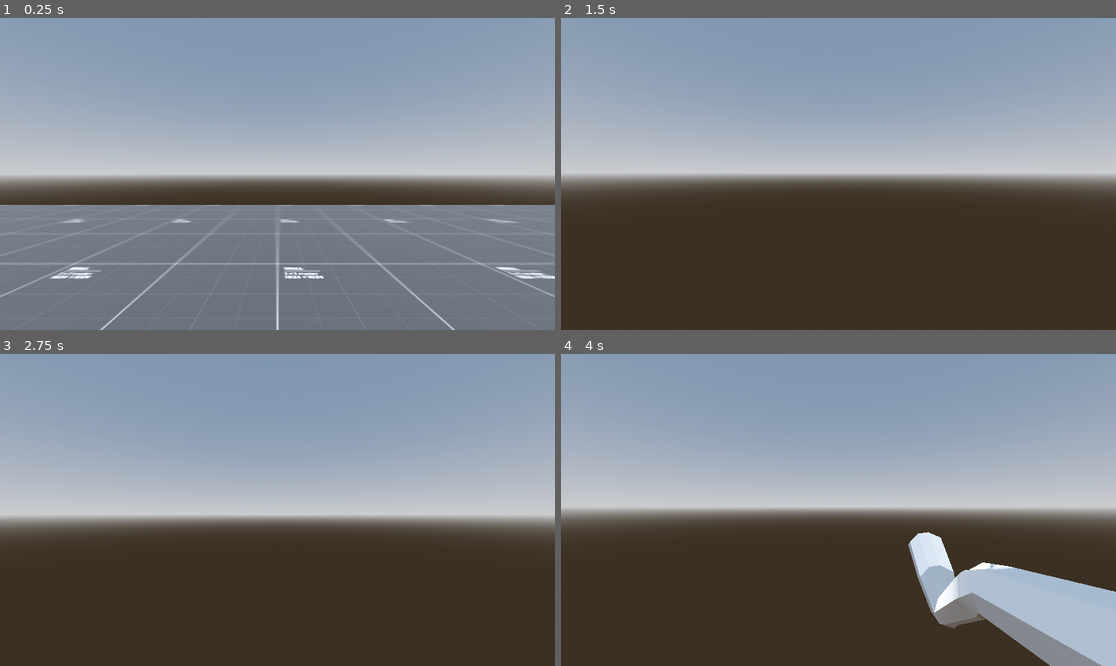
Above: before the commit, frames 1-4 (two rows, left to right).
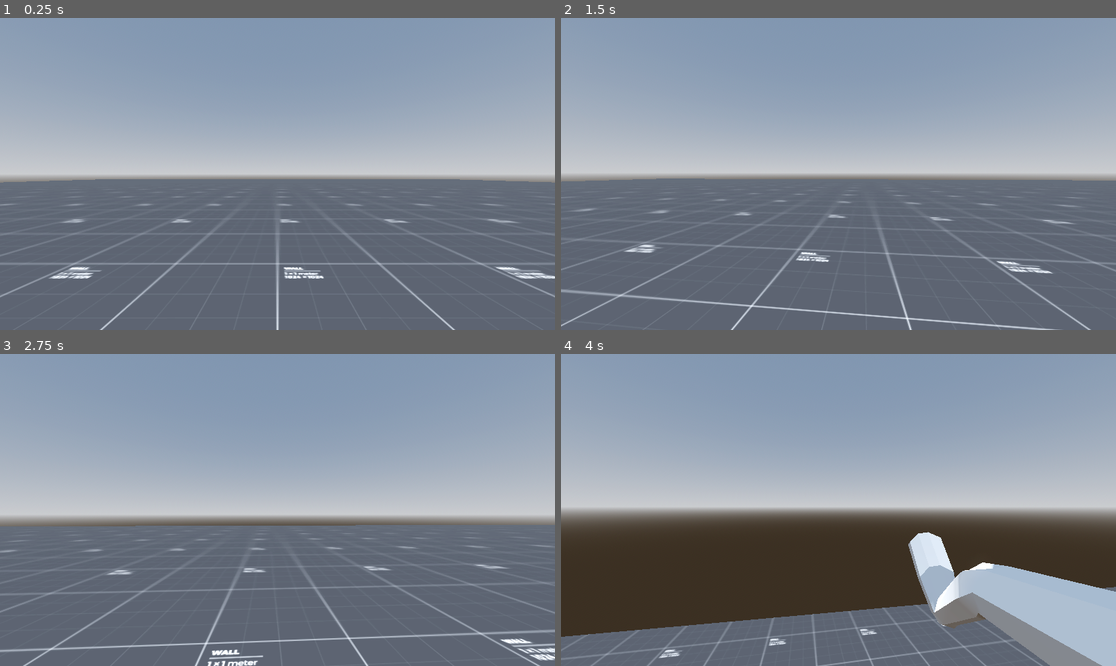
Above: after the commit, the same moments.

Repository: Jaret-McManus/BoomerShooter
Game: Godot game, scene res://scenes/main.tscn
The game is run twice, just before and just after one commit, with the same random seed, the same clock (stepped at 60 frames per second) and the same inputs.
Inputs (mouse positions are in pixels of both pictures, inside the frame that each line leads up to):
- Up to frame 1 (0.25 s): no input
- Up to frame 2 (1.5 s): tap Enter at 0.5 s; move the mouse to (866, 174) at 0.52 s; hold W (forward) from 0.53 s (still down); tap Q (kick) at 0.6, 1.35 s; tap Space (jump) at 0.77 s; move the mouse to (810, 174) at 1.27 s
- Up to frame 3 (2.75 s): keep holding W (forward); tap Space (jump) at 1.52 s; move the mouse to (288, 503) at 2.02 s; tap Q (kick) at 2.1 s
- Up to frame 4 (4 s): keep holding W (forward); move the mouse to (832, 516) at 2.77 s; tap Q (kick) at 2.85, 3.6 s; tap Space (jump) at 3.02, 3.77 s; move the mouse to (877, 513) at 3.52 s

The runs differ from the first frame. In frame 1, 11% of the frame differs, in the area x 0-100%, y 51-84%; in frame 2, 48%, in the area x 0-100%, y 51-100%; in frame 3, 45%; in frame 4, 12%.

Commit message:
added enemy
- added placeholder enemy, all it does is meander randomly and billboard (fps dependent :( )

Diff:
--- a/scenes/main.tscn
+++ b/scenes/main.tscn
@@ -1,7 +1,8 @@
-[gd_scene load_steps=9 format=3 uid="uid://c0xscpnnqghjx"]
+[gd_scene load_steps=10 format=3 uid="uid://c0xscpnnqghjx"]
 
 [ext_resource type="PackedScene" uid="uid://b6sy1efn0vy1h" path="res://scenes/player.tscn" id="2_0wfyh"]
 [ext_resource type="Texture2D" uid="uid://do1iqy0bn8a21" path="res://textures/dark/texture_13.png" id="2_sugp2"]
+[ext_resource type="PackedScene" uid="uid://c08qcm5drvgqp" path="res://scenes/test_enemy.tscn" id="3_sugp2"]
 
 [sub_resource type="ProceduralSkyMaterial" id="ProceduralSkyMaterial_o5qli"]
 sky_horizon_color = Color(0.662243, 0.671743, 0.686743, 1)
@@ -17,6 +18,8 @@
 glow_enabled = true
 
 [sub_resource type="StandardMaterial3D" id="StandardMaterial3D_jyhfs"]
+shading_mode = 2
+specular_mode = 2
 albedo_texture = ExtResource("2_sugp2")
 uv1_scale = Vector3(0.29, 0.29, 0.29)
 uv1_triplanar = true
@@ -24,10 +27,10 @@
 [sub_resource type="BoxMesh" id="BoxMesh_tbgi4"]
 lightmap_size_hint = Vector2i(391, 284)
 material = SubResource("StandardMaterial3D_jyhfs")
-size = Vector3(40, 0.89, 20)
+size = Vector3(100, 0.89, 120)
 
-[sub_resource type="ConvexPolygonShape3D" id="ConvexPolygonShape3D_0wfyh"]
-points = PackedVector3Array(18.3141, 0.445, 9.60563, -20.3095, -0.76246, -10.3175, -18.3141, 0.445, -9.28817, 20.3095, -0.76246, -10.3175, -20.3095, -0.76246, 10.6349, 20.3095, -0.76246, 10.6349, 18.3141, 0.445, -9.28817, -18.3141, 0.445, 9.60563)
+[sub_resource type="ConcavePolygonShape3D" id="ConcavePolygonShape3D_sugp2"]
+data = PackedVector3Array(-50, 0.445, 60, 50, 0.445, 60, -50, -0.445, 60, 50, 0.445, 60, 50, -0.445, 60, -50, -0.445, 60, 50, 0.445, -60, -50, 0.445, -60, 50, -0.445, -60, -50, 0.445, -60, -50, -0.445, -60, 50, -0.445, -60, 50, 0.445, 60, 50, 0.445, -60, 50, -0.445, 60, 50, 0.445, -60, 50, -0.445, -60, 50, -0.445, 60, -50, 0.445, -60, -50, 0.445, 60, -50, -0.445, -60, -50, 0.445, 60, -50, -0.445, 60, -50, -0.445, -60, 50, 0.445, 60, -50, 0.445, 60, 50, 0.445, -60, -50, 0.445, 60, -50, 0.445, -60, 50, 0.445, -60, -50, -0.445, 60, 50, -0.445, 60, -50, -0.445, -60, 50, -0.445, 60, 50, -0.445, -60, -50, -0.445, -60)
 
 [node name="Node3D" type="Node3D"]
 
@@ -47,4 +50,10 @@
 [node name="StaticBody3D" type="StaticBody3D" parent="MeshInstance3D"]
 
 [node name="CollisionShape3D" type="CollisionShape3D" parent="MeshInstance3D/StaticBody3D"]
-shape = SubResource("ConvexPolygonShape3D_0wfyh")
+shape = SubResource("ConcavePolygonShape3D_sugp2")
+
+[node name="TestEnemy" parent="." instance=ExtResource("3_sugp2")]
+transform = Transform3D(1, 0, 0, 0, 1, 0, 0, 0, 1, -12, 2, 0)
+
+[node name="TestEnemy2" parent="." instance=ExtResource("3_sugp2")]
+transform = Transform3D(1, 0, 0, 0, 1, 0, 0, 0, 1, 12, 2, 6)
--- /dev/null
+++ b/scenes/test_enemy.gd
@@ -0,0 +1,26 @@
+extends CharacterBody3D
+
+
+const SPEED = 5.0
+const JUMP_VELOCITY = 4.5
+
+
+func _physics_process(delta: float) -> void:
+	# Add the gravity.
+	if not is_on_floor():
+		velocity += get_gravity() * delta
+
+	if randf() < 0.03:
+		if randf() > 0.5:
+			velocity.x += 3
+		else:
+			velocity.x -= 3
+
+		if randf() < 0.5:
+			velocity.z += 3
+		else:
+			velocity.z -= 3
+	else:
+		velocity *= 0.8
+
+	move_and_slide()
--- /dev/null
+++ b/scenes/test_enemy.tscn
@@ -0,0 +1,17 @@
+[gd_scene load_steps=4 format=3 uid="uid://c08qcm5drvgqp"]
+
+[ext_resource type="Texture2D" uid="uid://c6l30u7marrou" path="res://textures/enemies/Half-Life.png" id="1_ghv5c"]
+[ext_resource type="Script" uid="uid://cd3odxkjvfuew" path="res://scenes/test_enemy.gd" id="1_mkyue"]
+
+[sub_resource type="CapsuleShape3D" id="CapsuleShape3D_yikbh"]
+
+[node name="TestEnemy" type="CharacterBody3D"]
+script = ExtResource("1_mkyue")
+
+[node name="Sprite3D" type="Sprite3D" parent="."]
+transform = Transform3D(0.61, 0, 0, 0, 0.61, 0, 0, 0, 0.61, 0.186295, 0, 0)
+billboard = 2
+texture = ExtResource("1_ghv5c")
+
+[node name="CollisionShape3D" type="CollisionShape3D" parent="."]
+shape = SubResource("CapsuleShape3D_yikbh")
--- a/scripts/player.gd
+++ b/scripts/player.gd
@@ -32,7 +32,6 @@
 	if Input.is_action_just_pressed("kick"):
 		$Head/Camera3D/Leg/AnimationPlayer.play(&"ArmatureAction")
 
-
 ## Moves the player
 func handle_movement(max_speed: float, acceleration: float, deceleration: float, delta: float) -> void:
 	# Get the input direction and handle the movement/deceleration.
Not shown, added: scenes/test_enemy.gd.uid
Binary file added: textures/enemies/Half-Life.png
Not shown, added: textures/enemies/Half-Life.png.import
